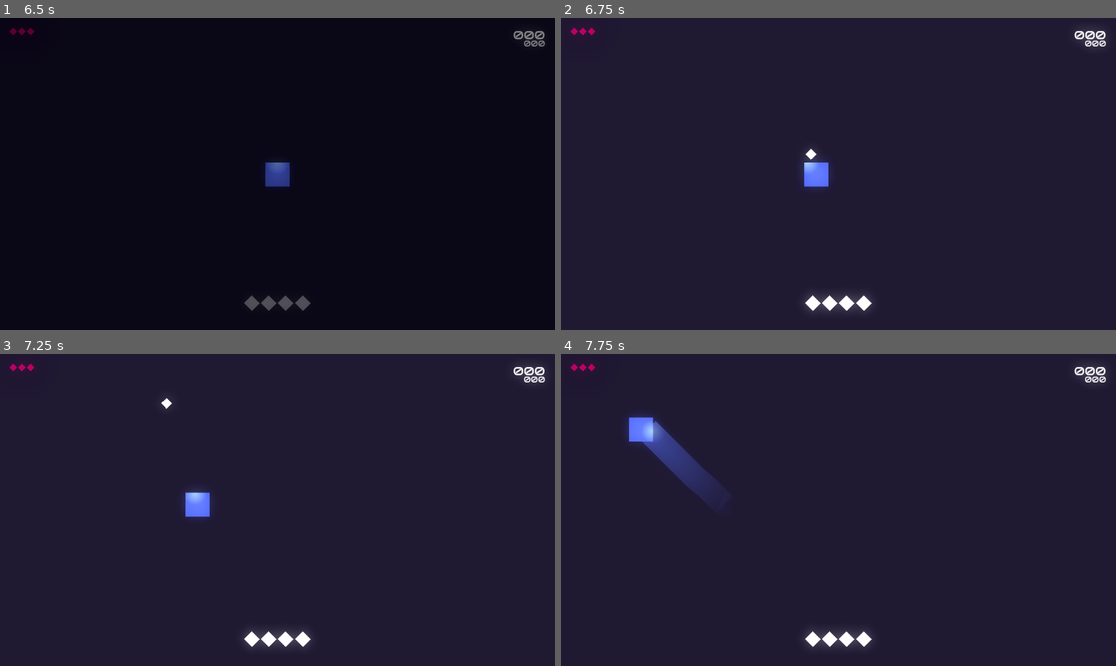
Above: before the commit, frames 1-4 (two rows, left to right).
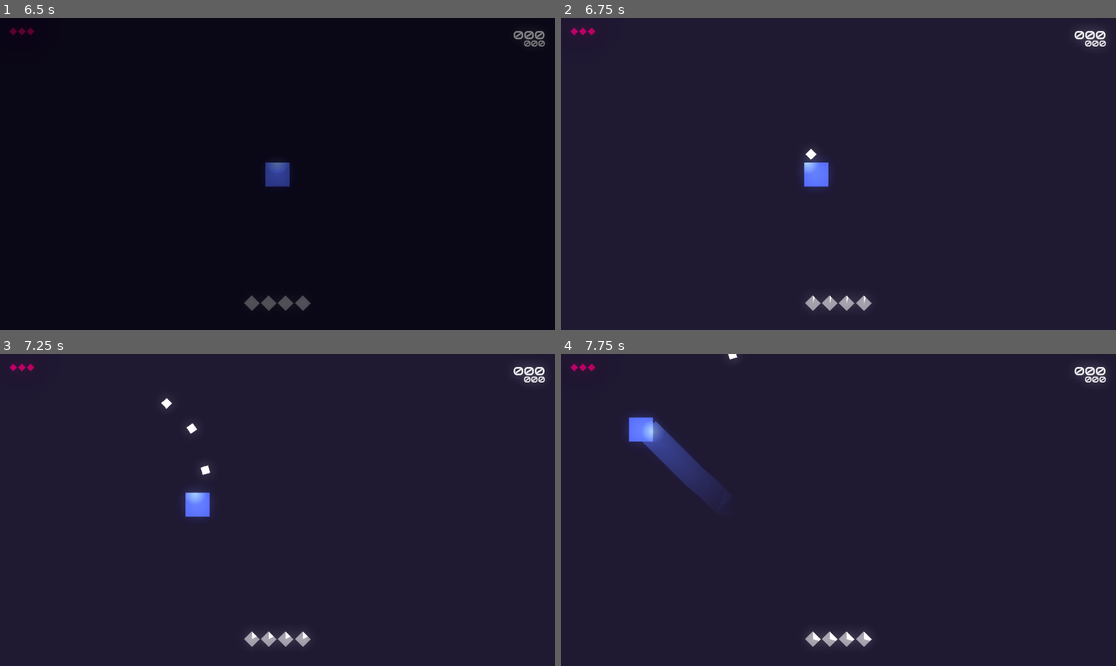
Above: after the commit, the same moments.

Repository: matheusmondenez/my-first-platform-game
Game: Godot game, scene res://wave_shooter/ui/main_menu.tscn
Two runs of this game, one before a commit and one after it. Both use one fixed random seed, a clock stepped at 60 frames per second and the inputs below.
Inputs (mouse positions are in pixels of both pictures, inside the frame that each line leads up to):
- Up to frame 1 (6.5 s): click "START" at 0.5 s; tap Enter at 1.25, 4.25 s; move the mouse to (399, 158) at 1.27 s; press the mouse at (399, 158) at 1.28 s; hold D (right) 1.28-2.78 s; tap Space (dash) at 1.35, 3.05, 3.5, 3.6, 5, 5.3, 5.85 s; tap W (up) at 1.52, 2.27, 3.77, 4.52, 5.27 s; move the mouse to (166, 189) at 2.02 s; release the mouse at (166, 189) at 2.03 s; click (166, 189) at 2.1 s; tap Tab (toggle_auto_shot, bound only after the commit) at 2.3, 4.55, 5.1 s; move the mouse to (333, 105) at 2.77 s; hold A (left) 2.78-3.53 s; hold Tab (toggle_auto_shot, bound only after the commit) 2.78-3.53 s; move the mouse to (249, 236) at 3.52 s; hold D (right) 3.53-5.03 s; click (249, 236) at 3.8 s; move the mouse to (444, 220) at 4.27 s; press the mouse at (444, 220) at 4.28 s; move the mouse to (111, 127) at 5.02 s; release the mouse at (111, 127) at 5.03 s; hold A (left) 5.03-5.78 s; move the mouse to (305, 174) at 5.77 s; press the mouse at (305, 174) at 5.78 s; hold D (right) from 5.78 s (still down)
- Up to frame 2 (6.75 s): tap Enter at 6.5 s; move the mouse to (755, 96) at 6.52 s; release D (right) at 6.53 s; release the mouse at (755, 96) at 6.53 s; hold A (left) from 6.53 s (still down); click (755, 96) at 6.6 s
- Up to frame 3 (7.25 s): keep holding A (left); tap W (up) at 6.77 s; tap Tab (toggle_auto_shot, bound only after the commit) at 6.8 s
- Up to frame 4 (7.75 s): keep holding A (left); move the mouse to (960, 494) at 7.27 s; hold Tab (toggle_auto_shot, bound only after the commit) from 7.28 s (still down); tap W (up) at 7.52 s; tap Space (dash) at 7.55 s

Frame 1 is identical in both runs. In frame 2, 0.3% of the frame differs, in the area x 43-57%, y 88-94%; in frame 3, 0.3%, in the area x 33-57%, y 22-94%; in frame 4, 0.2%.

Commit message:
implements auto shot toggle

Diff:
--- a/project.godot
+++ b/project.godot
@@ -65,6 +65,11 @@
 "events": [Object(InputEventKey,"resource_local_to_scene":false,"resource_name":"","device":-1,"window_id":0,"alt_press …(191 unchanged characters)…
 ]
 }
+toggle_auto_shot={
+"deadzone": 0.5,
+"events": [Object(InputEventKey,"resource_local_to_scene":false,"resource_name":"","device":-1,"window_id":0,"alt_pressed":false,"shift_pressed":false,"ctrl_pressed":false,"meta_pressed":false,"pressed":false,"keycode":0,"physical_keycode":4194306,"key_label":0,"unicode":0,"location":0,"echo":false,"script":null)
+]
+}
 
 [physics]
 
--- a/wave_shooter/configs.gd
+++ b/wave_shooter/configs.gd
@@ -7,7 +7,8 @@
 	EN,
 }
 
-const GAME_CONFIGS: Dictionary = {
+var game_configs: Dictionary = {
+	"auto_shot": false,
 	"camera_shake": true,
 	"fullscreen": true,
 	"language": LANGUAGES.EN,
--- a/wave_shooter/entities/player/player.gd
+++ b/wave_shooter/entities/player/player.gd
@@ -34,8 +34,11 @@
 	if not is_dead:
 		handle_spotlight(delta)
 		move(delta)
-	if Input.is_action_pressed("shoot") and Global.parent_node_creation and is_loaded and not is_dead:
-		shot()
+	if Global.parent_node_creation and is_loaded and not is_dead:
+		if not Configs.game_configs.auto_shot and Input.is_action_pressed("shoot"):
+			shot()
+		elif Configs.game_configs.auto_shot:
+			shot()
 	if Input.is_action_just_pressed("dash"):
 		dash(delta)
 #endregion
@@ -61,8 +64,9 @@
 	global_position += speed * direction * delta
 
 func dash(delta) -> void:
+	$Area2D.monitoring = false
 	$Trail.visible = true
-	create_tween().tween_property(self, "global_position", global_position + dash_speed * direction * delta, 0.1)
+	create_tween().tween_property(self, "global_position", global_position + dash_speed * direction * delta, 0.1).finished.connect(func(): $Area2D.monitoring = true)
 	await get_tree().create_timer(0.5).timeout
 	$Trail.visible = false
 
--- a/wave_shooter/levels/arena.gd
+++ b/wave_shooter/levels/arena.gd
@@ -16,6 +16,10 @@
 	Global.parent_node_creation = self
 	Global.points = 0
 	init_hud_lifes()
+
+func _unhandled_key_input(event: InputEvent) -> void:
+	if event.is_action_pressed("toggle_auto_shot"):
+		Configs.game_configs.auto_shot = !Configs.game_configs.auto_shot
 
 func _exit_tree() -> void:
 	Global.parent_node_creation = null
--- a/wave_shooter/levels/arena.tscn
+++ b/wave_shooter/levels/arena.tscn
@@ -223,7 +223,7 @@
 offset_right = 546.0
 offset_bottom = 599.0
 color = Color(0.713414, 0.000948368, 0.804115, 1)
-cooldown = 0.0
+cooldown = 1.0
 
 [node name="2" parent="UI/HUD/Skills" instance=ExtResource("9_k2c0a")]
 layout_mode = 0
@@ -232,7 +232,7 @@
 offset_right = 581.0
 offset_bottom = 599.0
 color = Color(0.713414, 0.000948368, 0.804115, 1)
-cooldown = 0.0
+cooldown = 2.0
 
 [node name="3" parent="UI/HUD/Skills" instance=ExtResource("9_k2c0a")]
 layout_mode = 0
@@ -241,16 +241,16 @@
 offset_right = 616.0
 offset_bottom = 599.0
 color = Color(0.713414, 0.000948368, 0.804115, 1)
-cooldown = 0.0
-
-[node name="5" parent="UI/HUD/Skills" instance=ExtResource("9_k2c0a")]
+cooldown = 3.0
+
+[node name="4" parent="UI/HUD/Skills" instance=ExtResource("9_k2c0a")]
 layout_mode = 0
 offset_left = 629.0
 offset_top = 576.0
 offset_right = 652.0
 offset_bottom = 599.0
 color = Color(0.713414, 0.000948368, 0.804115, 1)
-cooldown = 0.0
+cooldown = 4.0
 
 [node name="Camera" type="Camera2D" parent="."]
 position = Vector2(576, 324)
